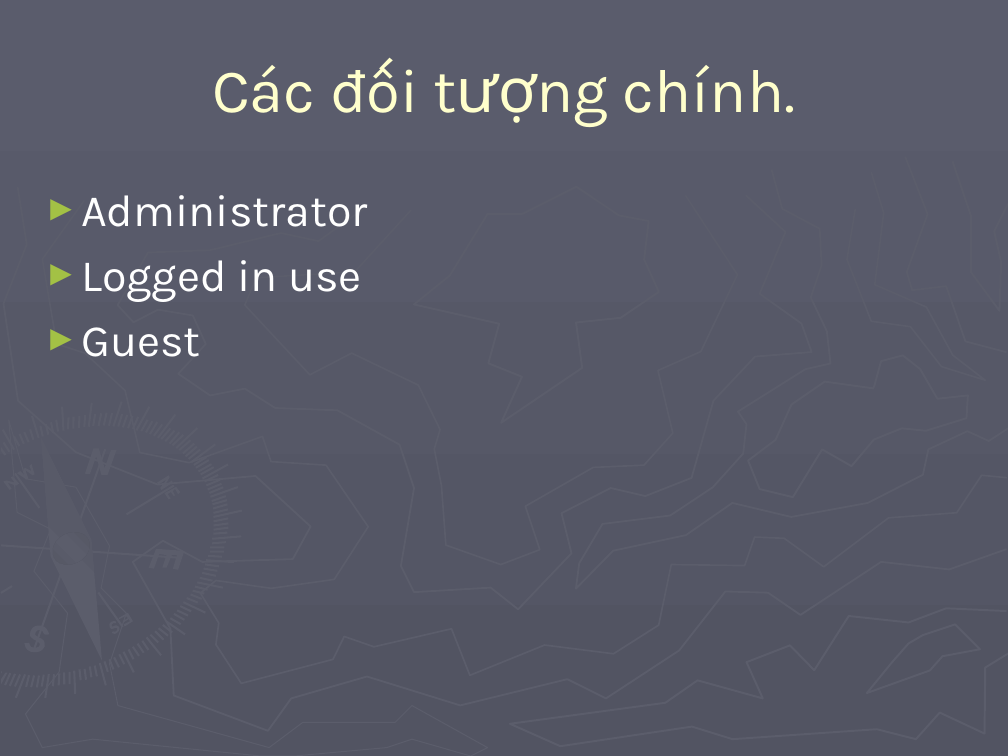
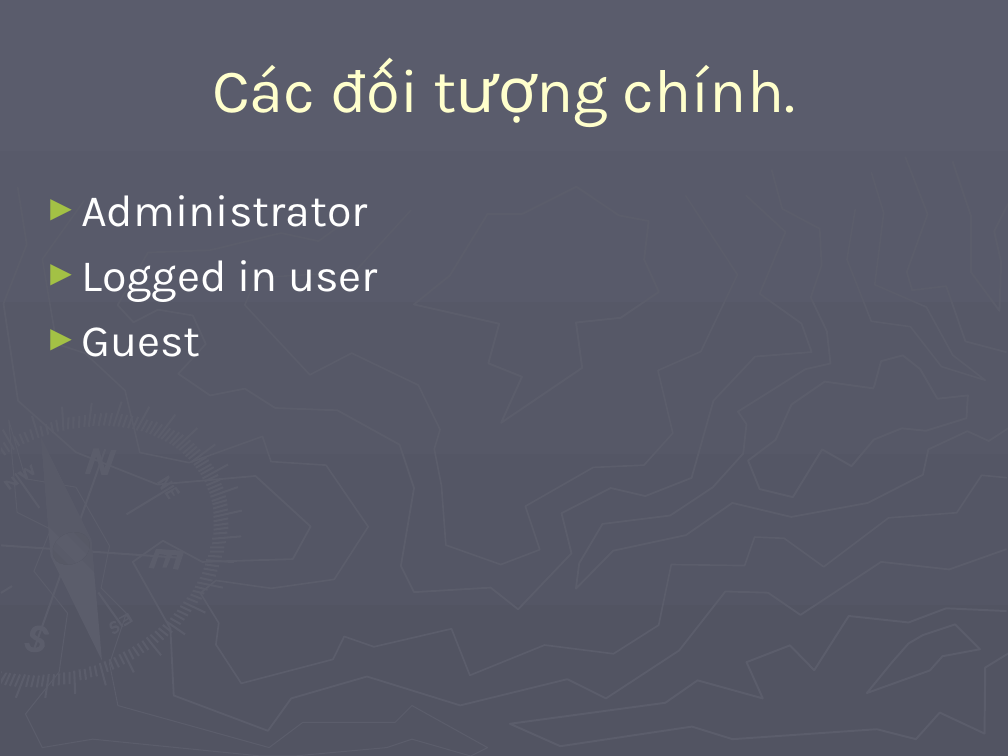
Before and after one commit to dinhdv6289/doctorweb4rum, a slide deck: slide 5 of doctorweb4rum/Document/Slide.ppt. Drawn at 1008x756 pixels with LibreOffice and Linux fonts; fonts in the diff are those of the drawing. Boxes give left, top, right and bottom in pixels: in the first picture for what was removed or moved away, otherwise in the second. Text is boxed around its words. In the diff, an @@ line names an element or a change of style, - is before the commit and + after.

```diff
--- a/doctorweb4rum/Document/Slide.ppt
+++ b/doctorweb4rum/Document/Slide.ppt
@@ text at bbox=[81, 260, 378, 302]: text changed @@
-► Logged in use
+► Logged in user
```
Also in this commit, not shown: 7 other slides changed, 1 slide added, 3 other files.
